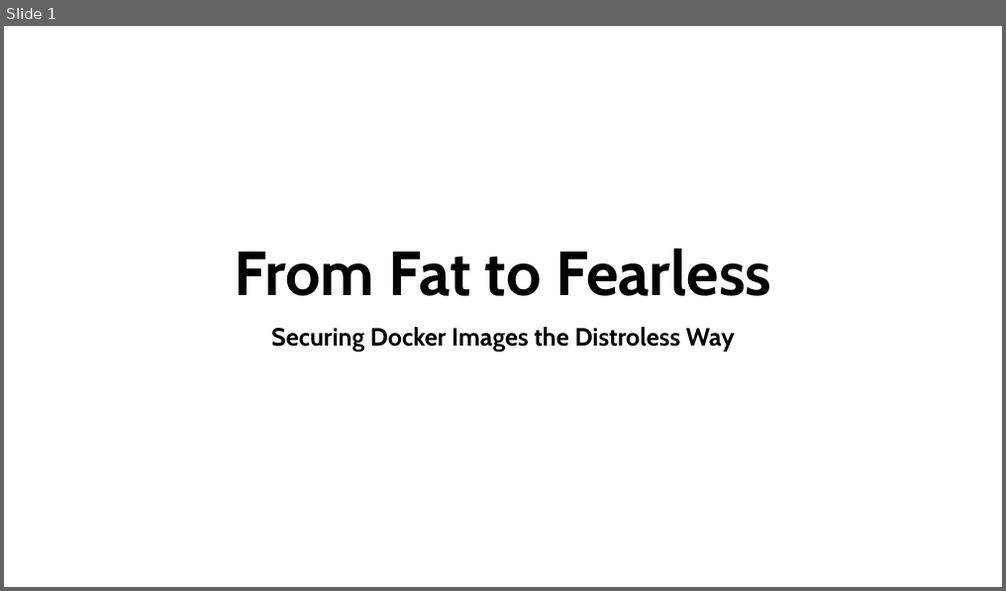
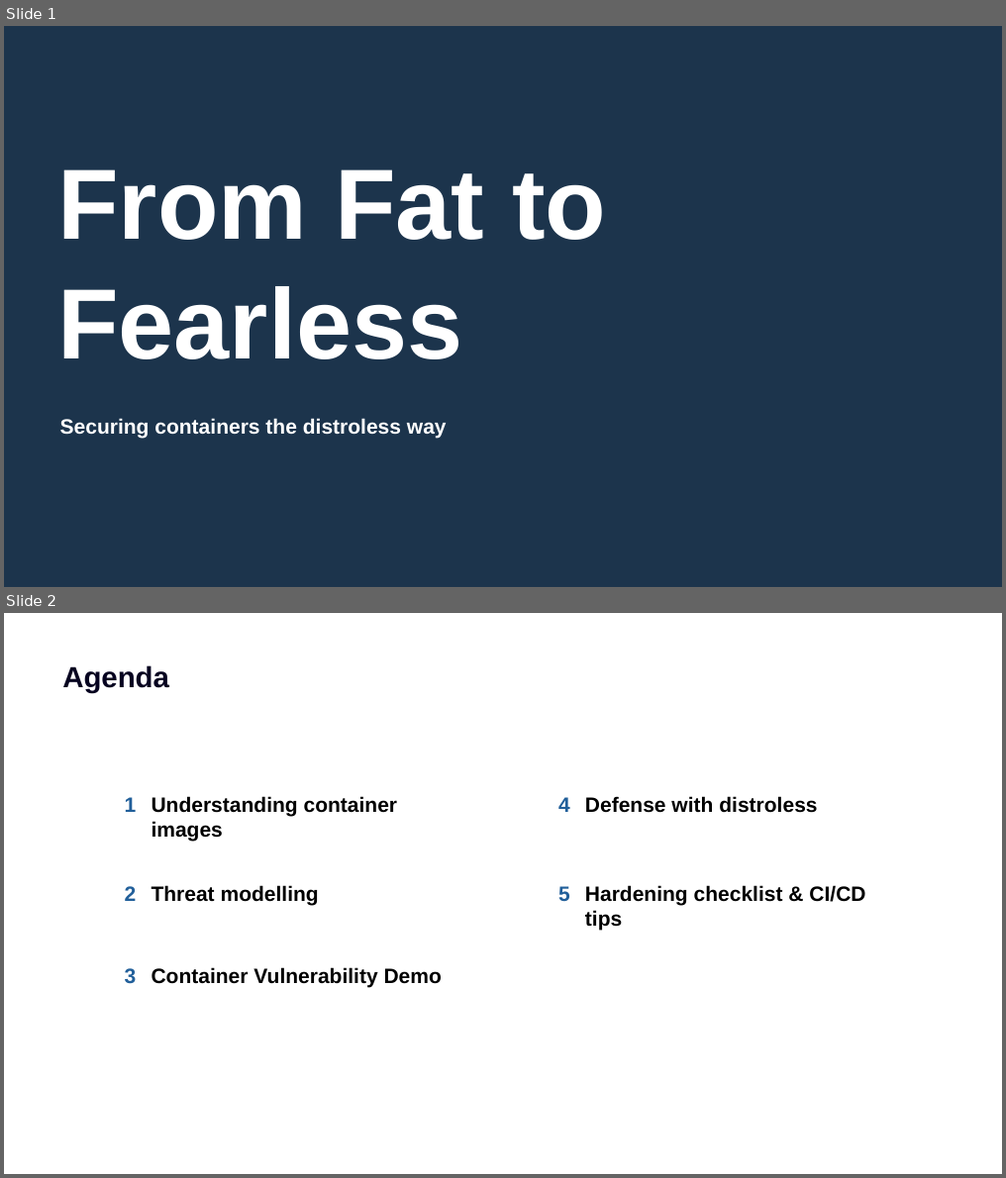
Before and after one commit to bharatnanda/from-fat-to-fearless-distroless-way, a slide deck: From Fat to Fearless.pptx. Shown one above the other, each under a label of ours: slide 1 before the commit, slides 1 and 2 after it. The pictures are 1006x591 and 1006x1178 pixels, drawn with LibreOffice and Linux fonts; fonts in the diff are those of the drawing. Boxes give left, top, right and bottom in pixels: in the first picture for what was removed or moved away, otherwise in the second. Text is boxed around its words. In the diff, an @@ line names an element or a change of style, - is before the commit and + after.

Commit message:
Updated the demo ppt

```diff
--- a/From Fat to Fearless.pptx
+++ b/From Fat to Fearless.pptx
@@ slide 2 added at [4,613,1002,1174], background #FFFFFF @@
@@ title added at [62,665,169,693], 28 pt, text #060320, bold @@
+Agenda
@@ text added at [125,797,137,812], 20 pt, text #215F9A, bold @@
+1
@@ text added at [152,796,398,842], 20 pt, text #000000, bold @@
+Understanding container images
@@ text added at [558,797,570,812], 20 pt, text #215F9A, bold @@
+4
@@ text added at [585,796,817,813], 20 pt, text #000000, bold @@
+Defense with distroless
@@ text added at [125,886,137,901], 20 pt, text #215F9A, bold @@
+2
@@ text added at [152,885,319,905], 20 pt, text #000000, bold @@
+Threat modelling
@@ text added at [558,886,570,901], 20 pt, text #215F9A, bold @@
+5
@@ text added at [585,885,865,931], 20 pt, text #000000, bold @@
+Hardening checklist & CI/CD tips
@@ text added at [125,968,137,984], 20 pt, text #215F9A, bold @@
+3
@@ text added at [152,967,442,987], 20 pt, text #000000, bold @@
+Container Vulnerability Demo
@@ slide 1 changed as well @@
@@ background #FFFFFF to #0E2841 at 94% opacity @@
@@ text "From Fat to Fearless": place and size @@
-text "From Fat to Fearless" at [235,248,771,296]
+text "From Fat to Fearless" at [57,170,606,360]
@@ text "From Fat to Fearless" at [57,170,606,360]: size 60 to 96 pt, font Cabin to Arial, text colour #000000 to #FFFFFF; alignment centre to left; line spacing 0.9 to 1 @@
@@ text at [60,418,447,438]: text changed; size 24 to 20 pt; font Cabin to Arial; text colour #000000 to #FFFFFF @@
-Securing Docker Images the Distroless Way
+Securing containers the distroless way
```
Also in this commit, not shown: 16 other slides changed, 2 other slides added, 4 slides removed.
